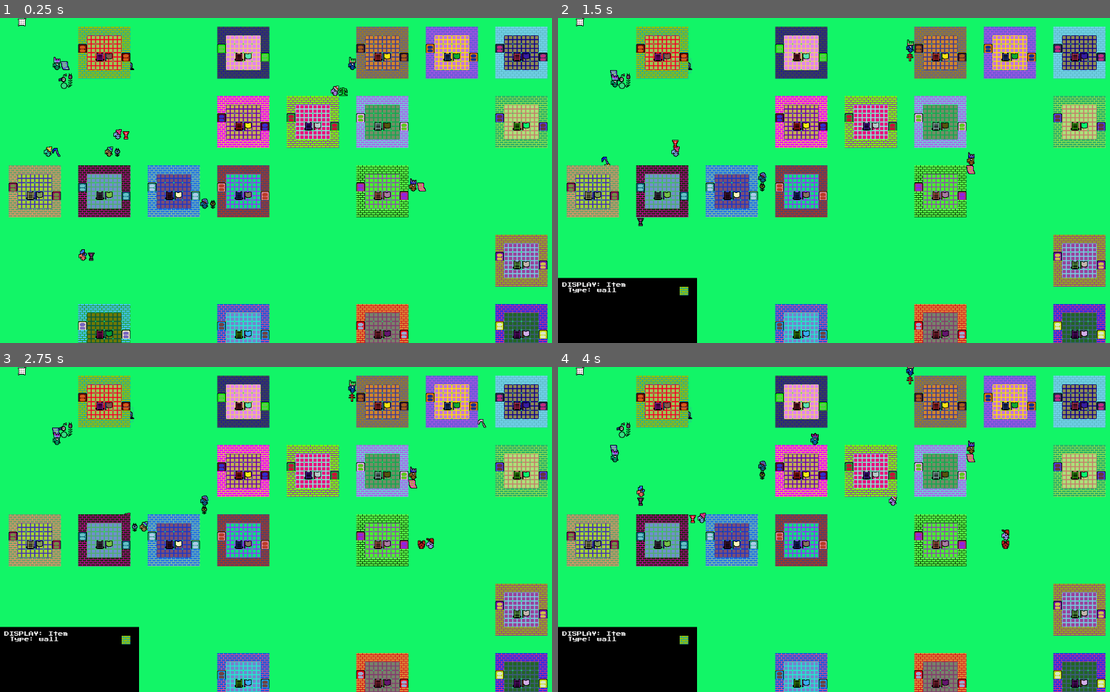
Above: before the commit, frames 1-4 (two rows, left to right).
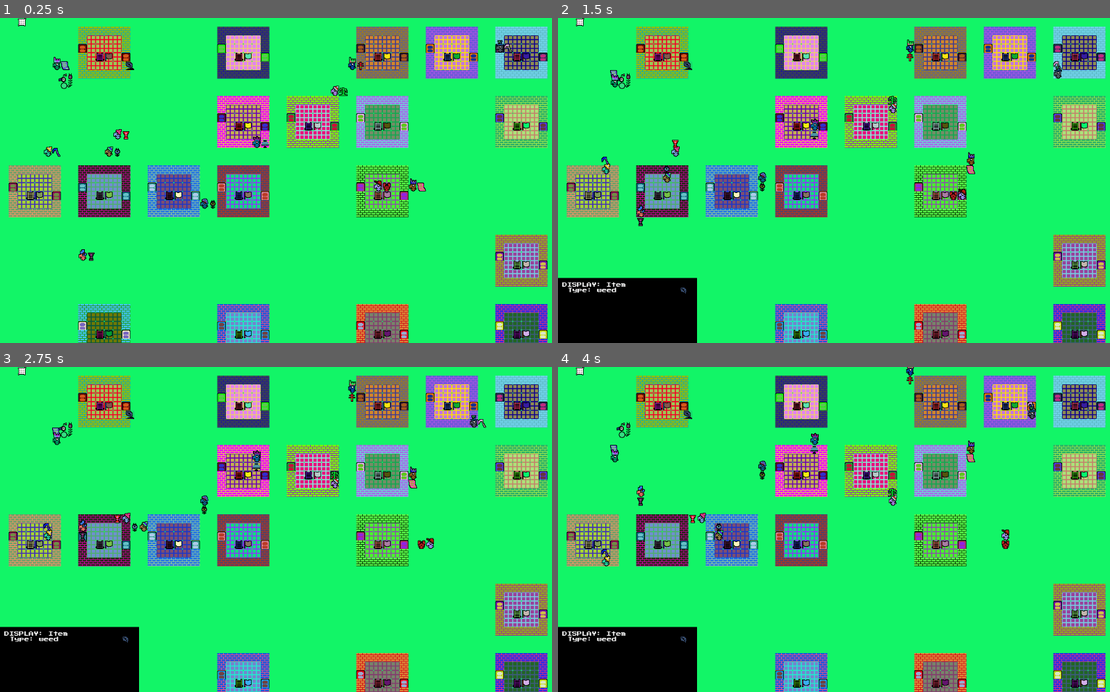
Above: after the commit, the same moments.

Repository: medmaster0/RogueCiv
Game: Godot game, scene res://Game.tscn
Two runs of this game, one before a commit and one after it. Both use one fixed random seed, a clock stepped at 60 frames per second and the inputs below.
Inputs (mouse positions are in pixels of both pictures, inside the frame that each line leads up to):
- Up to frame 1 (0.25 s): no input
- Up to frame 2 (1.5 s): click (684, 66) at 0.52 s; click (684, 66) at 1.27 s
- Up to frame 3 (2.75 s): click (126, 415) at 2.02 s
- Up to frame 4 (4 s): no input

The runs differ from the first frame. In frame 1, 0.3% of the frame differs, in the area x 22-93%, y 6-54%; in frame 2, 0.5%, in the area x 7-92%, y 12-86%; in frame 3, 0.5%; in frame 4, 0.3%.

Commit message:
Fixed z level on building items

Diff:
--- a/Game.gd
+++ b/Game.gd
@@ -129,17 +129,8 @@
 	#DEBUG -> inject random creature into caveMap
 	#$CaveMap.enterMainCreature(map_creatures[randi()%map_creatures.size()])
 
-	#DEBUG
-#	var cor_maze = RogueGen.GenerateCorridorMaze(20,20,3)
-#	for row in cor_maze:
-#		print(row)
-
 	#Generate Neighborhood Layout
 	neighboorhood_layout = RogueGen.GenerateCorridorMaze(8,5,1)
-	print(neighboorhood_layout)
-
-#	#Create a building
-#	BuildingGen.put_items_building_plot(self, 8,0,1)
 
 	#Construct the neighboorhood
 	var tiles_per_plot = 8 #how many tiles are on each building plot
--- a/Scenes/Creature.tscn
+++ b/Scenes/Creature.tscn
@@ -1,20 +1,23 @@
 [gd_scene load_steps=6 format=2]
 
 [ext_resource path="res://scenes/Creature.gd" type="Script" id=1]
-[ext_resource path="res://tiles/crePrim.png" type="Texture" id=2]
-[ext_resource path="res://tiles/creSeco.png" type="Texture" id=3]
-[ext_resource path="res://Scenes/Hat.tscn" type="PackedScene" id=4]
-[ext_resource path="res://Scenes/MajorArcWeapon.tscn" type="PackedScene" id=5]
+[ext_resource path="res://Scenes/MajorArcWeapon.tscn" type="PackedScene" id=2]
+[ext_resource path="res://tiles/crePrim.png" type="Texture" id=3]
+[ext_resource path="res://tiles/creSeco.png" type="Texture" id=4]
+[ext_resource path="res://Scenes/Hat.tscn" type="PackedScene" id=5]
 
 [node name="Creature" type="Node2D"]
 script = ExtResource( 1 )
 
+[node name="MajorArcWeapon" parent="." instance=ExtResource( 2 )]
+position = Vector2( 16, 0 )
+
 [node name="Sprite" type="Sprite" parent="."]
-texture = ExtResource( 2 )
+texture = ExtResource( 3 )
 centered = false
 
 [node name="Sprite2" type="Sprite" parent="."]
-texture = ExtResource( 3 )
+texture = ExtResource( 4 )
 centered = false
 
 [node name="SelectButton" type="Button" parent="."]
@@ -24,10 +27,6 @@
 margin_bottom = 22.0
 flat = true
 
-[node name="Hat" parent="." instance=ExtResource( 4 )]
+[node name="Hat" parent="." instance=ExtResource( 5 )]
 position = Vector2( 0, -8 )
-
-[node name="MajorArcWeapon" parent="." instance=ExtResource( 5 )]
-position = Vector2( 16, 0 )
-z_index = -1
 [connection signal="pressed" from="SelectButton" to="." method="_on_SelectButton_pressed"]
--- a/Scenes/Item.tscn
+++ b/Scenes/Item.tscn
@@ -15,9 +15,7 @@
 centered = false
 
 [node name="SelectButton" type="Button" parent="."]
-margin_left = -6.0
-margin_top = -6.0
-margin_right = 22.0
-margin_bottom = 22.0
+margin_right = 16.0
+margin_bottom = 16.0
 flat = true
 [connection signal="pressed" from="SelectButton" to="." method="_on_SelectButton_pressed"]
--- a/Scripts/BuildingGen.gd
+++ b/Scripts/BuildingGen.gd
@@ -146,6 +146,8 @@
 					game_scene.map_buildings[temp_x_coord_map][temp_y_coord_map][z_coord].append(temp_item)
 					temp_item.SetPrimColor(floorPrim)
 					temp_item.SetSecoColor(floorSeco)
+					temp_item.find_node("SelectButton").visible = false
+					temp_item.z_index = z_coord - 1
 				1:  #WALL
 					#Create wall item
 					temp_item = Item.instance()
@@ -155,6 +157,8 @@
 					game_scene.map_buildings[temp_x_coord_map][temp_y_coord_map][z_coord].append(temp_item)
 					temp_item.SetPrimColor(wallPrim)
 					temp_item.SetSecoColor(wallSeco)
+					temp_item.find_node("SelectButton").visible = false
+					temp_item.z_index = z_coord - 1
 #				2:  #BALCONY
 ##					temp_item.queue_free()
 				3:  #DOOR
@@ -166,6 +170,8 @@
 					game_scene.map_buildings[temp_x_coord_map][temp_y_coord_map][z_coord].append(temp_item)
 					temp_item.SetPrimColor(floorPrim)
 					temp_item.SetSecoColor(floorSeco)
+					temp_item.find_node("SelectButton").visible = false
+					temp_item.z_index = z_coord - 1
 					#Then Create Door Item
 					temp_item = Item.instance()
 					temp_item.position = Vector2(temp_x_coord_global,temp_y_coord_global)
@@ -174,6 +180,7 @@
 					game_scene.map_buildings[temp_x_coord_map][temp_y_coord_map][z_coord].append(temp_item)
 					temp_item.SetPrimColor(doorPrim)
 					temp_item.SetSecoColor(doorSeco)
+					temp_item.z_index = z_coord - 1
 				4:  #LADDER
 					#Create Floor Item first
 					temp_item = Item.instance()
@@ -183,6 +190,8 @@
 					game_scene.map_buildings[temp_x_coord_map][temp_y_coord_map][z_coord].append(temp_item)
 					temp_item.SetPrimColor(floorPrim)
 					temp_item.SetSecoColor(floorSeco)
+					temp_item.find_node("SelectButton").visible = false
+					temp_item.z_index = z_coord - 1
 					#Then Create Ladder Item
 					temp_item = Item.instance()
 					temp_item.position = Vector2(temp_x_coord_global,temp_y_coord_global)
@@ -190,6 +199,7 @@
 					temp_item.setTile(104)
 					game_scene.map_buildings[temp_x_coord_map][temp_y_coord_map][z_coord].append(temp_item)
 					temp_item.SetPrimColor(ladderPrim)
+					temp_item.z_index = z_coord - 1
 				5:  #FLAG
 					#Create floor item first
 					temp_item = Item.instance()
@@ -199,6 +209,8 @@
 					game_scene.map_buildings[temp_x_coord_map][temp_y_coord_map][z_coord].append(temp_item)
 					temp_item.SetPrimColor(floorPrim)
 					temp_item.SetSecoColor(floorSeco)
+					temp_item.find_node("SelectButton").visible = false
+					temp_item.z_index = z_coord - 1
 					#Then Create Flag Item
 					temp_item = Item.instance()
 					temp_item.position = Vector2(temp_x_coord_global,temp_y_coord_global)
@@ -207,6 +219,7 @@
 					game_scene.map_buildings[temp_x_coord_map][temp_y_coord_map][z_coord].append(temp_item)
 					temp_item.SetPrimColor(flagPrim)
 					temp_item.SetSecoColor(flagSeco)
+					temp_item.z_index = z_coord - 1
 				6:  #DESK
 					#Create floor item first
 					temp_item = Item.instance()
@@ -216,3 +229,5 @@
 					game_scene.map_buildings[temp_x_coord_map][temp_y_coord_map][z_coord].append(temp_item)
 					temp_item.SetPrimColor(floorPrim)
 					temp_item.SetSecoColor(floorSeco)
+					temp_item.find_node("SelectButton").visible = false
+					temp_item.z_index = z_coord - 1
